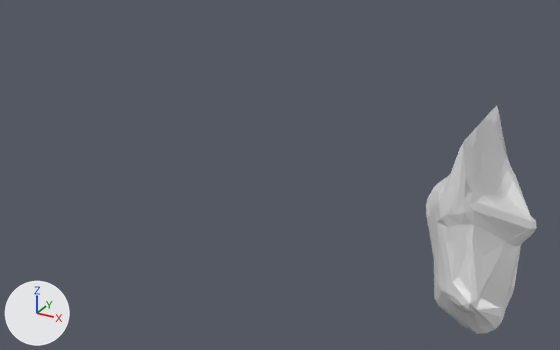
Renders of the FBX model Assets/Art Scene/Models/BowShooting/Doll_Mickey.fbx from each side of a commit.
Before and after are seen from a 50 mm lens placed at (0.79, -3.32, 1.18), pointed at (-1.25, 0.4, -0.68). The lights are fixed; the arrows at lower left show +X, +Y and +Z.

Names of what the first picture shows: 'Mickey'.
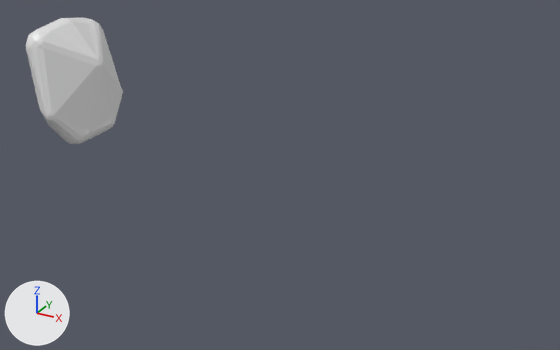
Boxes (x1, y1, x2, y2) around the edits, measured in the pictures (560 x 350 px):
'Mickey', reshaped, moved, rescaled (12% narrower, 45% shorter): before (426, 105, 537, 334); after (26, 18, 123, 144)
part 1 of me_mickey, added: after (26, 18, 123, 144)
part 2 of me_mickey, deleted: before (426, 105, 537, 334)

The change in detail:
me_mickey is used by ob_mickey; location (0.0, 0.0, 0.0); scale (1.52, 1.52, 1.52).
me_mickey had 2188 vertices, 2575 faces and spanned x -0.142..0.199, y -0.226..0.213, z -0.655..-0.002.
me_mickey now has 1944 vertices, 2048 faces and spans x -0.177..0.247, y -0.277..0.269, z -0.309..0.351.
me_mickey part 1: a new loose piece of 202 vertices spanning x -0.177..0.247, y -0.277..0.269, z -0.309..0.351, in mat_material_001 (white #e7e7e7).
me_mickey part 2: the loose piece of 446 vertices spanning x -0.142..0.199, y -0.226..0.213, z -0.655..-0.002 is deleted.
Object 'Mickey' (ob_mickey) moves from (0.0, 0.0, 0.0) to (-3.128, 0.672, -0.455).
Object 'Mickey' (ob_mickey) is rescaled from (1.52, 1.52, 1.52) to (1.3, 1.3, 1.3).
